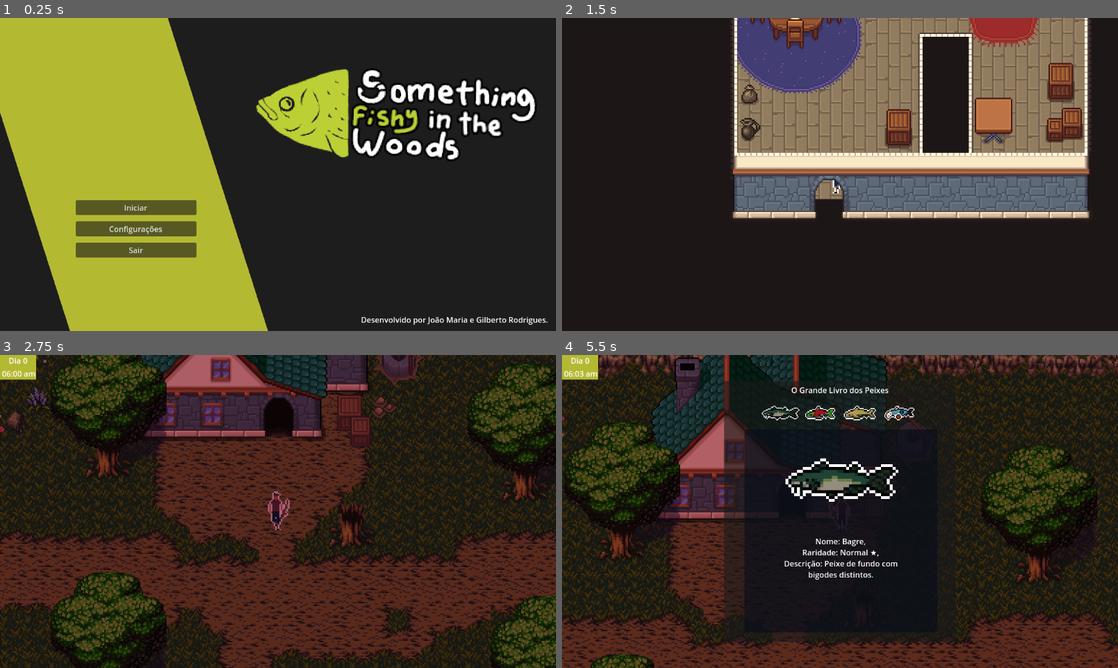
Above: before the commit, frames 1-4 (two rows, left to right).
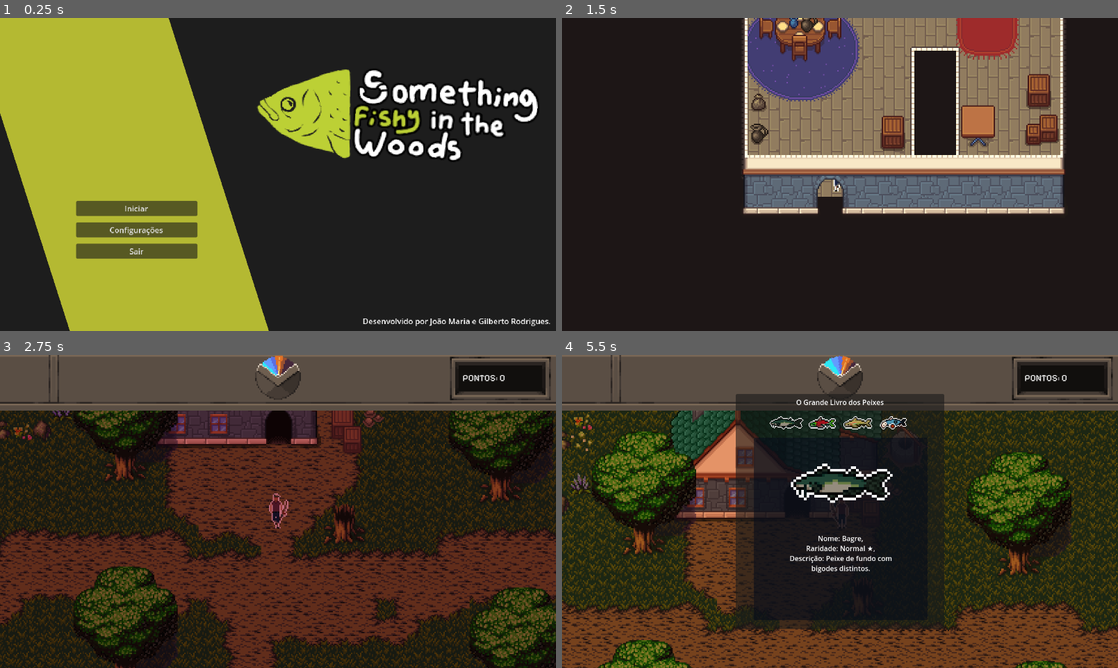
Above: after the commit, the same moments.

Repository: gilbertoknd/Something_Fishy_In_The_Woods
Game: Godot game, scene res://scenes/interface/main_menu.tscn
Same seed, same stepped clock (60 frames per second), same inputs: the game is played once before the commit and once after it.
Inputs (mouse positions are in pixels of both pictures, inside the frame that each line leads up to; where the layout moved, square brackets give the same spot in the first picture):
- Up to frame 1 (0.25 s): no input
- Up to frame 2 (1.5 s): click "Iniciar" at 0.5 s; move the mouse to (962, 158) at 1.27 s; press the mouse at (962, 158) at 1.28 s; hold D (Move_right) from 1.28 s (still down)
- Up to frame 3 (2.75 s): tap P (Pose) at 1.55, 2.1 s; move the mouse to (166, 527) at 2.02 s; release D (Move_right) at 2.03 s; release the mouse at (166, 527) at 2.03 s; hold S (Move_down) from 2.03 s (still down); click (166, 527) at 2.3 s
- Up to frame 4 (5.5 s): move the mouse to (895, 442) at 2.77 s; release S (Move_down) at 2.78 s; press the mouse at (895, 442) at 2.78 s; hold D (Move_right) 2.78-3.53 s; tap P (Pose) at 3.05 s; tap Enter at 3.5 s; move the mouse to (812, 574) at 3.52 s; release the mouse at (812, 574) at 3.53 s; hold W (Move_up) 3.53-4.28 s; tap Tab (Codex) at 3.6 s; click (812, 574) at 3.8 s; move the mouse to (1006, 558) at 4.27 s; hold A (Move_left) 4.28-5 s; hold P (Pose) 4.28-5 s; click (1006, 558) at 4.42 s; click (784, 423) [778, 414] at 5 s

The runs differ from the first frame. In frame 1, 5.2% of the frame differs, in the area x 0-99%, y 0-100%; in frame 2, 20%; in frame 3, 52%; in frame 4, 55%, in the area x 0-100%, y 0-100%.

Commit message:
added player hud
+added player hud
+fixed fish spawn rate

Diff:
--- a/project.godot
+++ b/project.godot
@@ -22,6 +22,8 @@
 
 [display]
 
+window/size/viewport_width=1280
+window/size/viewport_height=720
 window/stretch/mode="viewport"
 window/stretch/aspect="expand"
 
--- a/scenes/forest.tscn
+++ b/scenes/forest.tscn
@@ -431,12 +431,11 @@
 z_index = 5
 custom_minimum_size = Vector2(75, 51)
 anchors_preset = 0
+anchor_left = 0.0
 anchor_right = 0.0
-anchor_bottom = 0.0
 offset_right = 75.0
 offset_bottom = 51.0
 grow_horizontal = 1
-grow_vertical = 1
 metadata/_edit_use_anchors_ = true
 
 [connection signal="time_tick" from="DayNightCycle" to="UILayer/DayNightCycleUI" method="_on_day_night_cycle_time_tick"]
--- a/scenes/interface/day_night_cycle_ui.tscn
+++ b/scenes/interface/day_night_cycle_ui.tscn
@@ -1,20 +1,58 @@
-[gd_scene load_steps=2 format=3 uid="uid://cvo67qm2cv1or"]
+[gd_scene load_steps=7 format=3 uid="uid://cvo67qm2cv1or"]
 
 [ext_resource type="Script" uid="uid://ht1osdd4fmwd" path="res://scripts/Interface/day_night_cycle_ui.gd" id="1_5blnw"]
+[ext_resource type="Texture2D" uid="uid://dgoakkqe800lm" path="res://assets/Sprites/daycycle-inner.png" id="2_vw6b0"]
+[ext_resource type="Texture2D" uid="uid://cfqc0pjmk7ybq" path="res://assets/Sprites/daycycle-outer.png" id="3_58seu"]
+[ext_resource type="Texture2D" uid="uid://gvty22xpkex5" path="res://assets/Sprites/player_hud.png" id="4_0ilhv"]
+[ext_resource type="FontFile" uid="uid://h07a7kkq2wm8" path="res://assets/fonts/PixelifySans-VariableFont_wght.ttf" id="5_3bou2"]
+
+[sub_resource type="LabelSettings" id="LabelSettings_0gtqx"]
+font = ExtResource("5_3bou2")
+font_size = 22
 
 [node name="DayNightCycleUI" type="Control"]
 layout_mode = 3
-anchors_preset = 15
-anchor_right = 1.0
-anchor_bottom = 1.0
+anchors_preset = 5
+anchor_left = 0.5
+anchor_right = 0.5
 grow_horizontal = 2
-grow_vertical = 2
 script = ExtResource("1_5blnw")
 
+[node name="Sprite2D" type="Sprite2D" parent="."]
+position = Vector2(640, 64)
+scale = Vector2(4, 4)
+texture = ExtResource("4_0ilhv")
+
+[node name="CycleWheel" type="Sprite2D" parent="."]
+position = Vector2(640, 50)
+scale = Vector2(3, 3)
+texture = ExtResource("2_vw6b0")
+
+[node name="CycleOuterLayer" type="Sprite2D" parent="."]
+position = Vector2(640, 50)
+scale = Vector2(3.3, 3.3)
+texture = ExtResource("3_58seu")
+
+[node name="IdeaPoints" type="Label" parent="."]
+layout_mode = 0
+offset_left = 1065.0
+offset_top = 39.0
+offset_right = 1245.0
+offset_bottom = 67.0
+text = "pontos de ideias"
+label_settings = SubResource("LabelSettings_0gtqx")
+uppercase = true
+
 [node name="VBoxContainer" type="VBoxContainer" parent="."]
+visible = false
 layout_mode = 1
-offset_right = 75.0
+anchors_preset = 5
+anchor_left = 0.5
+anchor_right = 0.5
+offset_left = -37.5
+offset_right = 37.5
 offset_bottom = 75.0
+grow_horizontal = 2
 
 [node name="CenterContainerDay" type="CenterContainer" parent="VBoxContainer"]
 layout_mode = 2
@@ -36,6 +74,7 @@
 text = "12:00 am"
 
 [node name="ColorRect" type="ColorRect" parent="."]
+visible = false
 z_index = 2
 custom_minimum_size = Vector2(75, 51)
 layout_mode = 1
--- a/scenes/interface/main_menu.tscn
+++ b/scenes/interface/main_menu.tscn
@@ -12,6 +12,7 @@
 anchor_bottom = 1.0
 grow_horizontal = 2
 grow_vertical = 2
+scale = Vector2(1.11645, 1.11645)
 script = ExtResource("1_qnmr3")
 
 [node name="Background" type="ColorRect" parent="."]
--- a/scripts/Globals/FishDatabase.gd
+++ b/scripts/Globals/FishDatabase.gd
@@ -1,29 +1,54 @@
-extends Node #Para se instanciado precisa herdar de um Node, ou apresnta erro
-
 const DATA = {
 	"BAGRE": {
 		"name": "Bagre",
-		"raridade":"Normal ★",
+		"raridade": "Normal ★",
+		"spawn_weight": 60,
+		"base_price": 8,
 		"sprite": preload("res://assets/Sprites/fishs/BAGRE.png"),
 		"description": "Peixe de fundo com bigodes distintos."
 	},
 	"SALMAO": {
 		"name": "Salmão",
-		"raridade":"Normal ★",
+		"raridade": "Normal ★",
+		"base_price": 10,
+		"spawn_weight": 60,
 		"sprite": preload("res://assets/Sprites/fishs/SALMON.png"),
 		"description": "Peixe migratório encontrado em águas frias."
 	},
 	"TRUTA": {
 		"name": "Truta",
-		"raridade":"Normal ★",
+		"raridade": "Normal ★",
+		"base_price": 20,
+		"spawn_weight": 60,
 		"sprite": preload("res://assets/Sprites/fishs/TRUTA.png"),
 		"description": "Peixe colorido comum em agua doce."
 	},
 	"ATHANASIOS": {
 		"name": "Athanasios",
-		"raridade":"Histórico ★★★★★★",
+		"raridade": "Histórico ★★★★★★",
+		"base_price": 999,
+		"spawn_weight": 10,
 		"sprite": preload("res://assets/Sprites/fishs/thanos.png"),
-		"description": "Esse peixe dá aula de fundamentos de matematica para a computação e ainda joga basquete."
+		"description": "Esse peixe dá aula de fundamentos de matemática para a computação e ainda joga basquete."
 	}
+}
 
-}
+
+static func get_rarity_multiplier(fish_id: String) -> float:
+	var raridade = DATA[fish_id]["raridade"]
+
+	match raridade:
+		"Normal ★":
+			return 1.0
+		"Incomum ★★":
+			return 2.0
+		"Raro ★★★":
+			return 3.0
+		"Épico ★★★★":
+			return 4.0
+		"Lendário ★★★★":
+			return 4.0
+		"Histórico ★★★★★★":
+			return 6.0
+		_:
+			return 1.0
--- a/scripts/Interface/day_night_cycle.gd
+++ b/scripts/Interface/day_night_cycle.gd
@@ -7,7 +7,7 @@
 signal time_tick(day:int, hour:int, minute:int)
 
 @export var gradient:GradientTexture1D
-@export var day_speed = 1
+@export var day_speed = 24
 @export var inital_hour = 6
 
 var time:float = 0.0
--- a/scripts/Interface/day_night_cycle_ui.gd
+++ b/scripts/Interface/day_night_cycle_ui.gd
@@ -2,10 +2,22 @@
 
 @onready var label_day = $VBoxContainer/CenterContainerDay/DayLabel
 @onready var label_time = $VBoxContainer/CenterContainerTime/TimeLabel
+@onready var wheel = $CycleWheel  # Atualize com o caminho correto
+@onready var label_points = $IdeaPoints
+
+func _process(delta: float) -> void:
+	label_points.text = "Pontos: %d" % Global.player_points
 
 func _on_day_night_cycle_time_tick(day: int, hour: int, minute: int) -> void:
 	label_day.text = "Dia %d" % day
-	if hour > 12:
-		label_time.text = " %02d:%02d pm" % [hour, minute]
-	else:
-		label_time.text = " %02d:%02d am" % [hour, minute]
+
+	var is_pm := hour >= 12
+	var display_hour := hour % 12
+	if display_hour == 0: display_hour = 12
+	label_time.text = " %02d:%02d %s" % [display_hour, minute, "pm" if is_pm else "am"]
+
+
+	# Roda o "relógio" gráfico
+	var total_minutes = (hour % 24) * 60 + minute
+	var angle = (total_minutes / 1440.0) * TAU  # 1440 minutos em um dia
+	wheel.rotation = angle
--- a/scripts/Objects/FishInstance.gd
+++ b/scripts/Objects/FishInstance.gd
@@ -1,6 +1,7 @@
 # FishInstance.gd
 class_name FishInstance
 extends Resource
+const FishDatabase = preload("res://scripts/Globals/FishDatabase.gd")
 
 var fish_id: String
 var weight: float
@@ -11,8 +12,7 @@
 func _init(_fish_id: String = "", peso: float = 0.0, qualidade: int = 0):
 	if _fish_id == "":
 		# construtor padrão aleatório
-		var keys = FishDatabase.DATA.keys()
-		fish_id = keys[randi() % keys.size()]  # peixe aleatório do banco
+		fish_id = get_random_fish_id()  # peixe aleatório do banco
 		weight = randf_range(0.5, 3.0)         # peso aleatório, ajuste os valores conforme desejar
 		quality = randi() % 6 + 1              # qualidade aleatória entre 1 e 6
 	else:
@@ -20,7 +20,8 @@
 		weight = peso
 		quality = qualidade
 
-	price = calculate_price(peso,qualidade)
+	price = calculate_price(peso, qualidade)
+
 
 
 # Gets and sets
@@ -45,7 +46,45 @@
 	self.quality=qualidade
 
 #calcular preço
-func calculate_price(weight: float, quality: int) -> float:
-	var valor= weight * quality + weight / randf_range(2.0, 5.0)
-	var arredondado = round(valor * 100) / 100.0 #pra ficar só com duas casas decimais
+func calculate_price(peso: float, qualidade: int) -> float:
+	var base_value = FishDatabase.DATA[fish_id].get("base_price", 2.5)
+	var rarity_multiplier = get_rarity_multiplier(fish_id)
+	var valor = peso * qualidade * rarity_multiplier * base_value
+	var arredondado = round(valor * 100) / 100.0
 	return arredondado
+
+
+static func get_random_fish_id() -> String:
+	var total_weight = 0
+	for fish in FishDatabase.DATA.values():
+		total_weight += fish["spawn_weight"]
+
+	var rand = randi() % int(total_weight)
+	var cumulative = 0
+
+	for key in FishDatabase.DATA.keys():
+		cumulative += FishDatabase.DATA[key]["spawn_weight"]
+		if rand < cumulative:
+			return key
+
+	return FishDatabase.DATA.keys()[0] # fallback
+
+
+static func get_rarity_multiplier(fish_id: String) -> float:
+	var raridade = FishDatabase.DATA[fish_id]["raridade"]
+
+	match raridade:
+		"Normal ★":
+			return 1.0
+		"Incomum ★★":
+			return 2.0
+		"Raro ★★★":
+			return 3.0
+		"Épico ★★★★":
+			return 4.0
+		"Lendário ★★★★":
+			return 4.0
+		"Histórico ★★★★★★":
+			return 6.0
+		_:
+			return 1.0
--- a/scripts/Objects/player.gd
+++ b/scripts/Objects/player.gd
@@ -13,6 +13,15 @@
 @onready var water_checker := $CollisionChecker
 @onready var codex_scene = preload("res://scenes/interface/codex.tscn")
 @onready var codex_instance: Node = null
+
+@onready var camera: Camera2D = $Camera2D
+
+# Limites de zoom
+const ZOOM_MIN = 2
+const ZOOM_MAX = 8.0
+const ZOOM_STEP = 0.5
+
+
 
 func _ready():
 	Global.player=self
@@ -46,10 +55,10 @@
 			SPEED = 100
 
 	if Global.last_caught_fish !=null:
-		if Input.is_action_pressed("Pose"):
+		if Input.is_action_pressed("Pose") and not current_action in ["fish_on_bait","in_fish_minigame"]:
 			current_action="posing"
 
-	if Input.is_action_just_released("Pose"):
+	if Input.is_action_just_released("Pose") and not current_action in ["fish_on_bait","in_fish_minigame", "fishing"]:
 		current_action="none"
 
 	if Input.is_action_just_pressed("Clique_Esquerdo") and not current_action in ["fish_on_bait","in_fish_minigame"]and is_over_water():
@@ -128,3 +137,16 @@
 				return true
 	print("tem nem água zé")
 	return false
+
+func _unhandled_input(event):
+	if event is InputEventMouseButton and event.pressed:
+		if event.button_index == MOUSE_BUTTON_WHEEL_UP:
+			zoom_camera(-ZOOM_STEP)
+		elif event.button_index == MOUSE_BUTTON_WHEEL_DOWN:
+			zoom_camera(ZOOM_STEP)
+
+func zoom_camera(delta_zoom: float):
+	var new_zoom = camera.zoom + Vector2(delta_zoom, delta_zoom)
+	new_zoom.x = clamp(new_zoom.x, ZOOM_MIN, ZOOM_MAX)
+	new_zoom.y = clamp(new_zoom.y, ZOOM_MIN, ZOOM_MAX)
+	camera.zoom = new_zoom
Binary file added: assets/Sprites/daycycle-inner.png
Not shown, added: assets/Sprites/daycycle-inner.png.import
Binary file added: assets/Sprites/daycycle-outer.png
Not shown, added: assets/Sprites/daycycle-outer.png.import
Binary file added: assets/Sprites/player_hud.aseprite
Binary file added: assets/Sprites/player_hud.png
Not shown, added: assets/Sprites/player_hud.png.import
Binary file added: assets/fonts/PixelifySans-VariableFont_wght.ttf
Not shown, added: assets/fonts/PixelifySans-VariableFont_wght.ttf.import
